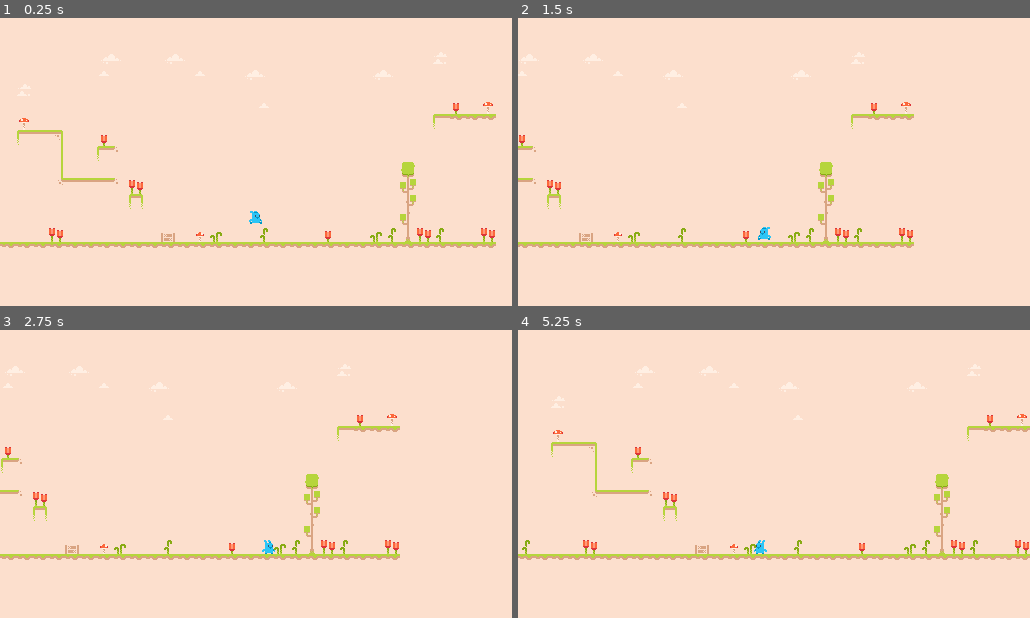
Above: before the commit, frames 1-4 (two rows, left to right).
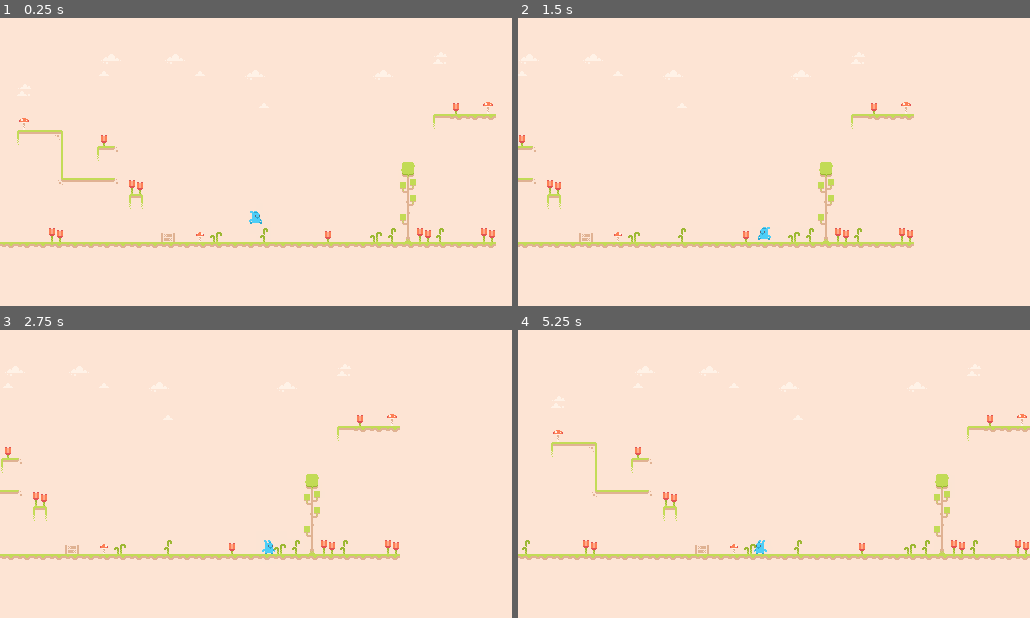
Above: after the commit, the same moments.

Repository: ephjos/plat
Game: Godot game, scene res://World.tscn
Two runs of this game, one before a commit and one after it. Both use one fixed random seed, a clock stepped at 60 frames per second and the inputs below.
Inputs:
- Up to frame 1 (0.25 s): no input
- Up to frame 2 (1.5 s): tap Enter at 0.5 s; hold D (move_right) 0.53-1.28 s; tap Space (jump) at 0.77 s; hold A (move_left) from 1.28 s (still down)
- Up to frame 3 (2.75 s): tap Space (jump) at 1.52 s; release A (move_left) at 2.03 s; hold D (move_right) from 2.03 s (still down)
- Up to frame 4 (5.25 s): tap Space (jump) at 3.02, 3.77, 4.52 s; release D (move_right) at 3.53 s; hold A (move_left) from 3.53 s (still down)

The runs differ from the first frame. In frame 1, 2.0% of the frame differs, in the area x 0-97%, y 29-80%; in frame 2, 1.6%; in frame 3, 1.6%; in frame 4, 2.1%, in the area x 0-100%, y 29-80%.

Commit message:
Add slight glow

Diff:
--- a/World.tscn
+++ b/World.tscn
@@ -1,8 +1,17 @@
-[gd_scene load_steps=4 format=2]
+[gd_scene load_steps=5 format=2]
 
 [ext_resource path="res://Tileset/Tileset.tres" type="TileSet" id=1]
 [ext_resource path="res://Player/Player.tscn" type="PackedScene" id=2]
 [ext_resource path="res://Camera/Camera.tscn" type="PackedScene" id=3]
+
+[sub_resource type="Environment" id=1]
+background_mode = 4
+glow_enabled = true
+glow_bloom = 0.11
+glow_blend_mode = 1
+glow_hdr_threshold = 0.75
+glow_bicubic_upscale = true
+adjustment_saturation = 1.28
 
 [node name="World" type="Node2D"]
 
@@ -19,3 +28,6 @@
 position = Vector2( 272, 160 )
 
 [node name="Camera" parent="Player" instance=ExtResource( 3 )]
+
+[node name="WorldEnvironment" type="WorldEnvironment" parent="."]
+environment = SubResource( 1 )
